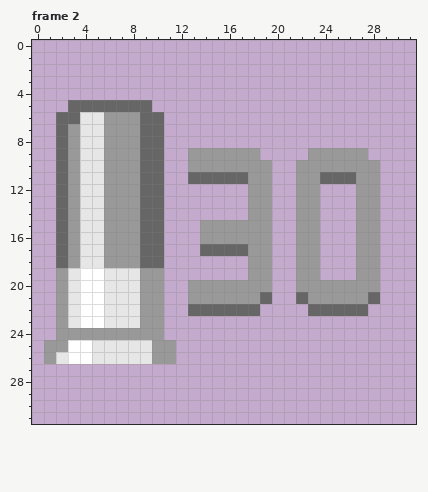
A pixel-art file gets an edit: Protótipos/Arquivos - Aseprite/municoes_ui.aseprite. The picture above is the old version.
32x32 pixels, 4 frames. Shown: frame 2.
Once edited:
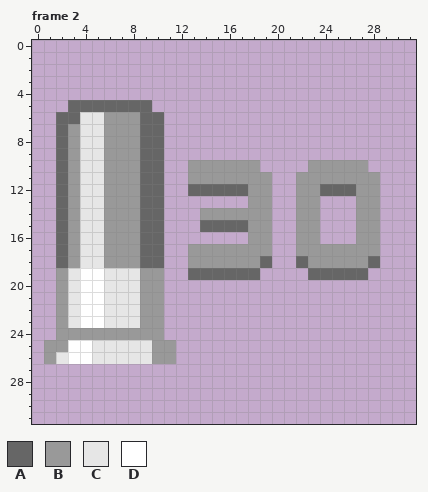
Palette (. is transparent): A #666666  B #999999  C #e6e6e6  D #ffffff
From old to new:
Frame 2:
Colour A is added in row 12 at x 13 to 17 and 24 to 26; in row 19 at x 13 to 17 and 24 to 26.
Colour A replaces colour B in row 15 at x 14 to 17; in row 18 at x 19, 22 and 28; in row 19 at x 18, 23 and 27.
Colour B is added in row 14 at x 14 to 17; in row 17 at x 13 and 24 to 26; in row 18 at x 13 to 17 and 24 to 26.
Colour B replaces colour A in row 11 at x 13 to 17 and 24 to 26; in row 17 at x 14 to 17.
The edit erases colour A in row 21 at x 19, 22 and 28; in row 22 at x 13 to 18 and 23 to 27.
The edit erases colour B in row 9 at x 13 to 18 and 23 to 27; in row 10 at x 19, 22 and 28; in row 16 at x 14 to 17; in row 19 at x 19, 22 and 28; in row 20 at x 13 to 19 and 22 to 28; in row 21 at x 13 to 18 and 23 to 27.
Where, in picture pixels (left, top, right, bottom), the same in both pictures:
changed: (188, 148, 380, 316)
